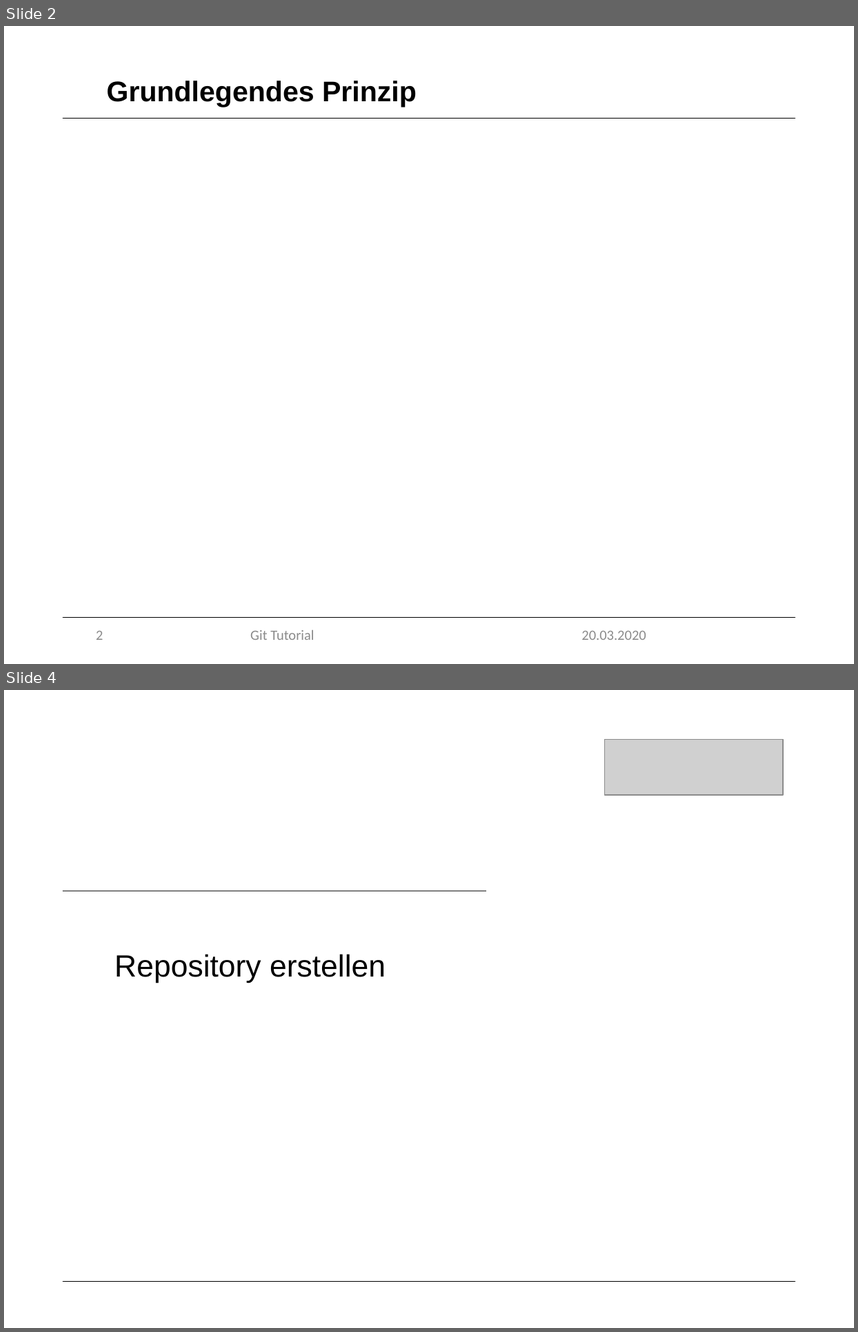
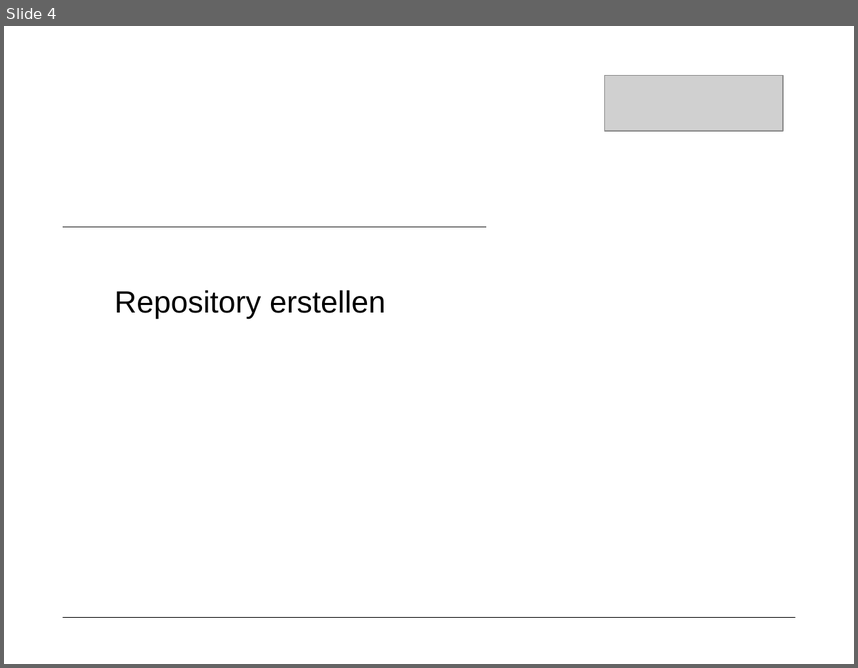
Before and after one commit to marcretzlaff/projektarbeit, a slide deck: Präsentation-90min/Präsentation-90min.pptx. Shown one above the other, each under a label of ours: slides 2 and 4 before the commit, slide 4 after it; the slides between them are not shown. The pictures are 858x1332 and 858x668 pixels, drawn with LibreOffice and Linux fonts; fonts in the diff are those of the drawing; grey boxes stand for pictures; background and template pictures are left out. Boxes give left, top, right and bottom in pixels: in the first picture for what was removed or moved away, otherwise in the second. Text is boxed around its words. In the diff, an @@ line names an element or a change of style, - is before the commit and + after.

```diff
--- a/Präsentation-90min/Präsentation-90min.pptx
+++ b/Präsentation-90min/Präsentation-90min.pptx
@@ slide 2 removed at bbox=[4, 26, 854, 664], background #FFFFFF @@
@@ title removed at bbox=[107, 81, 417, 107] @@
-Grundlegendes Prinzip
@@ line removed from (63, 118) to (795, 118) @@
@@ line removed from (63, 617) to (795, 617) @@
@@ page number removed at bbox=[96, 630, 103, 639] @@
-2
@@ text removed at bbox=[250, 630, 314, 639] @@
-Git Tutorial
@@ text removed at bbox=[582, 630, 646, 639] @@
-20.03.2020
```
Also in this commit, not shown: 28 slides changed, 4 slides added, 4 other slides removed, 1 other file.
